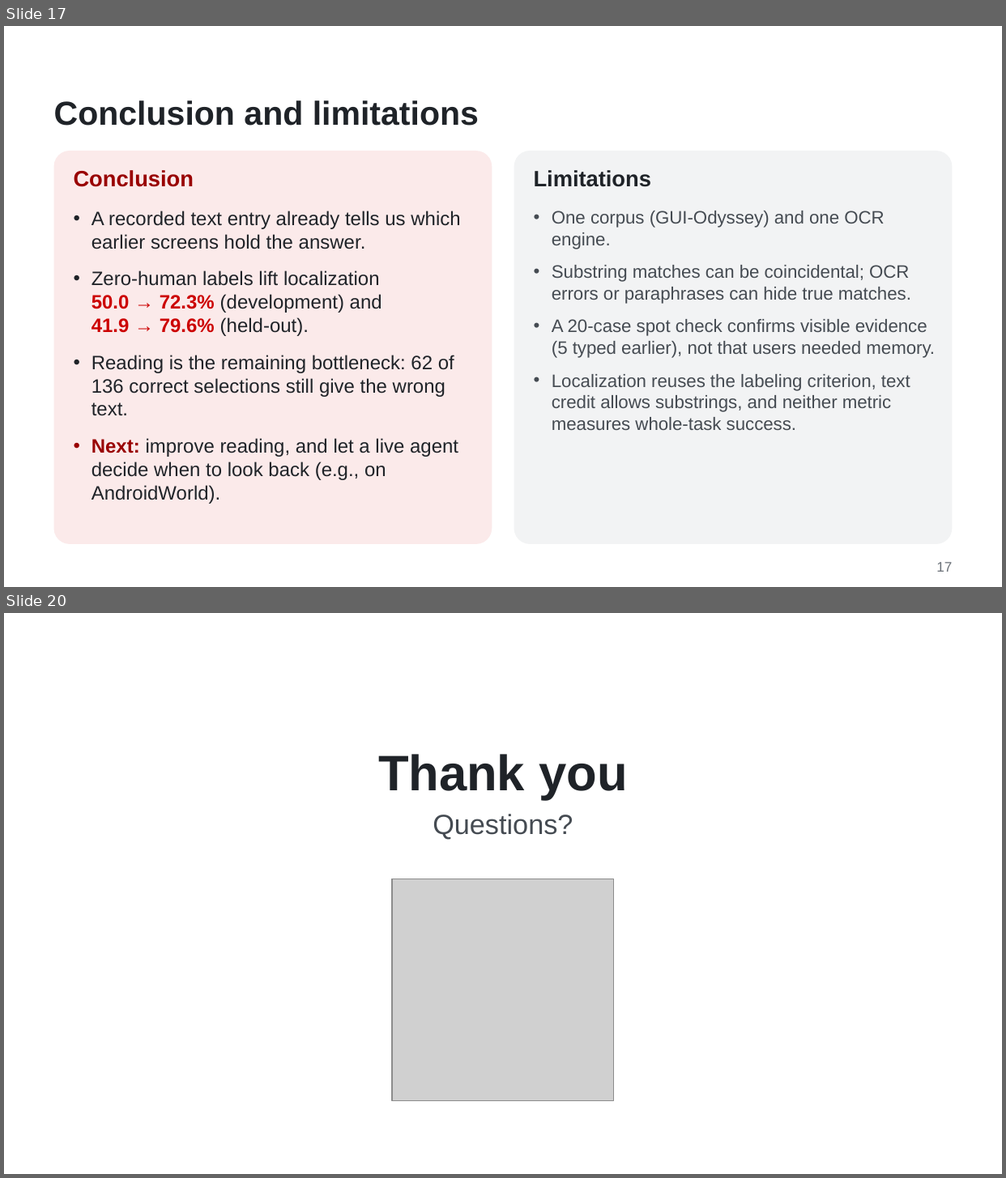
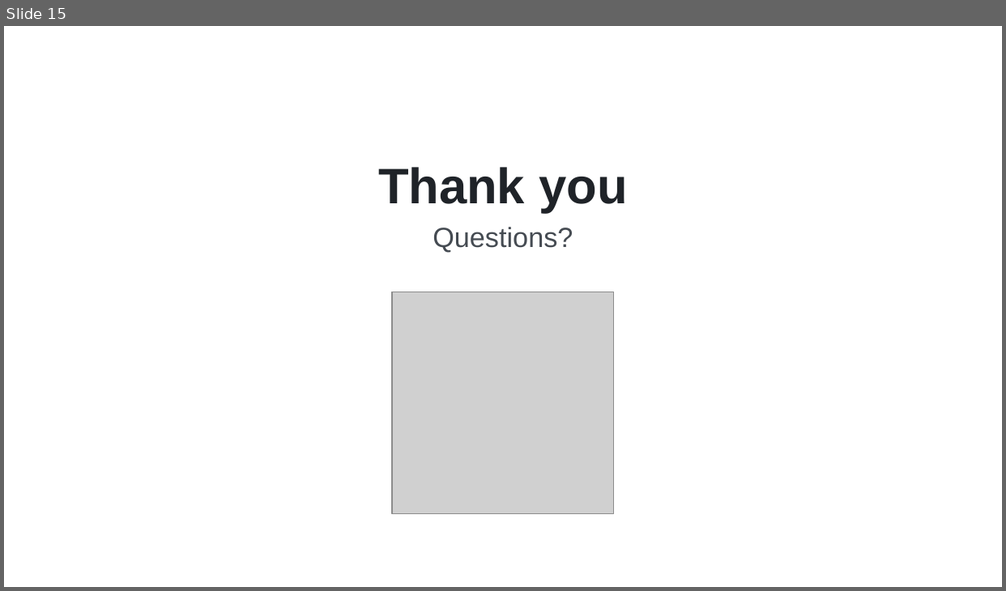
Before and after one commit to WMSlalalala/verifier-supervised-lookback, a slide deck: doc/Slides.pptx. Shown one above the other, each under a label of ours: slides 17 and 20 before the commit, slide 15 after it; the slides between them are not shown. The pictures are 1006x1178 and 1006x591 pixels, drawn with LibreOffice and Linux fonts; fonts in the diff are those of the drawing; grey boxes stand for pictures; background and template pictures are left out. Boxes give left, top, right and bottom in pixels: in the first picture for what was removed or moved away, otherwise in the second. Text is boxed around its words. In the diff, an @@ line names an element or a change of style, - is before the commit and + after.

```diff
--- a/doc/Slides.pptx
+++ b/doc/Slides.pptx
@@ slide 17 removed at [4,26,1002,587], background #FFFFFF @@
@@ title removed at [54,101,479,126] @@
-Conclusion and limitations
@@ rounded rectangle removed at [54,151,492,544] @@
@@ text removed at [74,170,194,187] @@
-Conclusion
@@ rounded rectangle removed at [514,151,952,544] @@
@@ text removed at [534,170,651,187] @@
-Limitations
@@ text removed at [91,211,460,504] @@
-• A recorded text entry already tells us which earlier screens hold the answer.
-• Zero-human labels lift localization 50.0 → 72.3% (development) and 41.9 → 79.6% (held-out).
-• Reading is the remaining bottleneck: 62 of 136 correct selections still give the wrong text.
-• Next: improve reading, and let a live agent decide when to look back (e.g., on AndroidWorld).
@@ text removed at [552,211,935,430] @@
-• One corpus (GUI-Odyssey) and one OCR engine.
-• Substring matches can be coincidental; OCR errors or paraphrases can hide true matches.
-• A 20-case spot check confirms visible evidence (5 typed earlier), not that users needed memory.
-• Localization reuses the labeling criterion, text credit allows substrings, and neither metric measures whole-task success.
@@ text removed at [936,562,952,572] @@
-17
@@ what was slide 20 is now slide 15 @@
```
Also in this commit, not shown: 8 slides changed, 3 slides added, 7 other slides removed, 6 other files.
